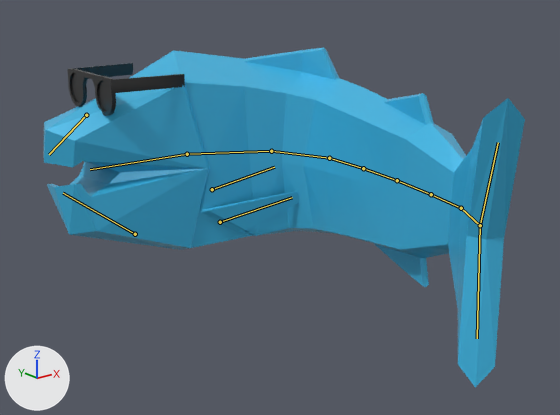
The Blender file scenes/entities/fish.blend as it was, and as the next commit left it.
Rendered twice from a 50 mm lens placed at (-4.38, -4.79, 1.58), pointed at (-0.38, 0.21, -0.42). The lights are fixed; the arrows at lower left show +X, +Y and +Z. The first picture is the older version. Both versions are drawn at frame 20 of the action 'Bite'; the numbers are the values there. The bones that bend it are drawn over the model as lines.

Names of what the first picture shows: 'Fish', 'Glasses'.
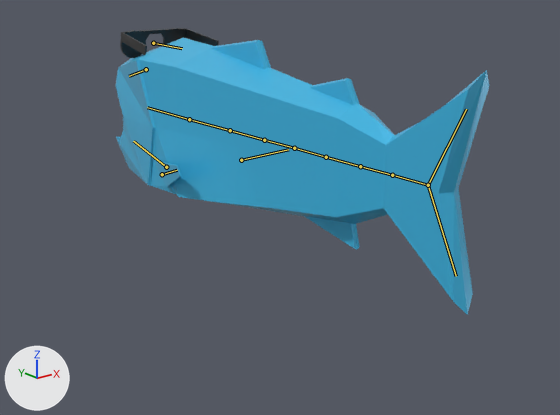
Pixel boxes (x1, y1, x2, y2) of what changed, in the pictures (560 x 415 px):
'Fish', posed (22% narrower, 18% shorter)
    before: (44, 48, 525, 387)
    after: (116, 38, 489, 315)
'Glasses', posed (16% narrower, 43% shorter)
    before: (67, 63, 185, 116)
    after: (120, 28, 219, 58)
bone 'Center Back', root to tip
    before: (329, 158) to (363, 168)
    after: (264, 140) to (294, 148)
bone 'Back 1', root to tip
    before: (363, 168) to (397, 180)
    after: (294, 148) to (326, 157)
bone 'Back 2', root to tip
    before: (397, 180) to (431, 194)
    after: (326, 157) to (360, 166)
bone 'Back 3', root to tip
    before: (431, 194) to (461, 208)
    after: (360, 166) to (392, 175)
bone 'Tail Fin', root to tip
    before: (461, 208) to (480, 225)
    after: (392, 175) to (428, 185)
bone 'Tail Fin Top', root to tip
    before: (480, 225) to (498, 142)
    after: (428, 185) to (466, 109)
bone 'Tail Fin Bottom', root to tip
    before: (480, 225) to (477, 338)
    after: (428, 185) to (456, 276)
bone 'Center', root to tip
    before: (329, 158) to (271, 151)
    after: (264, 140) to (230, 130)
bone 'Forward', root to tip
    before: (271, 151) to (187, 154)
    after: (230, 130) to (189, 119)
bone 'Head', root to tip
    before: (187, 154) to (90, 169)
    after: (189, 119) to (147, 107)
bone 'Jaw Lower', root to tip
    before: (135, 234) to (63, 193)
    after: (166, 167) to (133, 141)
bone 'Jaw Upper', root to tip
    before: (86, 115) to (49, 154)
    after: (146, 69) to (129, 76)
bone 'Fin L', root to tip
    before: (220, 222) to (292, 197)
    after: (162, 174) to (177, 170)
bone 'Fin R', root to tip
    before: (212, 189) to (274, 167)
    after: (241, 160) to (288, 149)

What the commit changed:
Bone 'Center Back' (bone_center_back) moves from (0.0, 0.0, 0.0) to (0.0, -0.912, 0.0).
Bone 'Center Back' (bone_center_back) turns from (0, 0, 4) to (0, 0, 0) degrees about its own x, y and z.
Bone 'Back 1' (bone_back_1) turns from (0, 0, 4) to (0, 0, 0) degrees about its own x, y and z.
Bone 'Back 2' (bone_back_2) turns from (0, 0, 4) to (0, 0, 0) degrees about its own x, y and z.
Bone 'Back 3' (bone_back_3) turns from (0, 0, 4) to (0, 0, 0) degrees about its own x, y and z.
Bone 'Tail Fin' (bone_tail_fin) turns from (1, -1, 17) to (0, 0, 0) degrees about its own x, y and z.
Bone 'Tail Fin Top' (bone_tail_fin_top) turns from (0, -12, 5) to (0, 0, 0) degrees about its own x, y and z.
Bone 'Tail Fin Bottom' (bone_tail_fin_bottom) turns from (1, 11, 6) to (0, 0, 0) degrees about its own x, y and z.
Bone 'Center' (bone_center) moves from (0.0, 0.0, 0.0) to (0.0, 0.912, 0.0).
Bone 'Center' (bone_center) turns from (0, 0, 24) to (0, 0, 0) degrees about its own x, y and z.
Bone 'Forward' (bone_forward) turns from (0, 0, 36) to (0, 0, 0) degrees about its own x, y and z.
Bone 'Head' (bone_head) turns from (0, 0, 28) to (0, 0, 0) degrees about its own x, y and z.
Bone 'Jaw Lower' (bone_jaw_lower) turns from (-2, 15, 0) to (-28, 0, 0) degrees about its own x, y and z.
Bone 'Jaw Upper' (bone_jaw_upper) turns from (2, -16, 0) to (26, 0, 0) degrees about its own x, y and z.
Bone 'Fin L' (bone_fin_l) turns from (0, 0, 0) to (-9, -4, 12) degrees about its own x, y and z.
Bone 'Fin R' (bone_fin_r) turns from (0, 0, 0) to (9, 7, -13) degrees about its own x, y and z.
